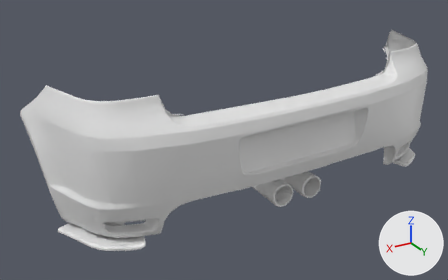
One commit to the glTF model public/parts/wendtStrom_rearBumper_trackBase.glb: the scene before it, then after it.
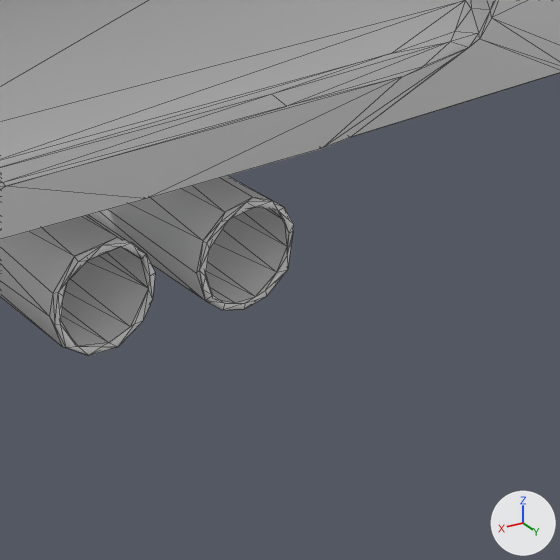
Each version appears first whole from a 50 mm camera at (1.275, 3.578, 1.332) aimed at (0.148, 1.7, 0.393), and next in a close-up on the part from 59% to 84% of the width and 49% to 88% of the height. Lighting does not change. The marker at lower right points along +X, +Y and +Z. The last two pictures show the newer version. The close-ups show mesh edges as thin lines. Where no turn or scale is listed for an object, it has been applied to the vertices. Vertices at exactly the same position are counted once.

The first close-up shows 'rearBumper_trackBase'.
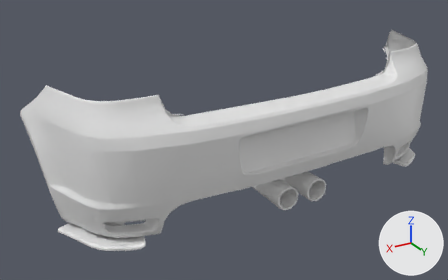
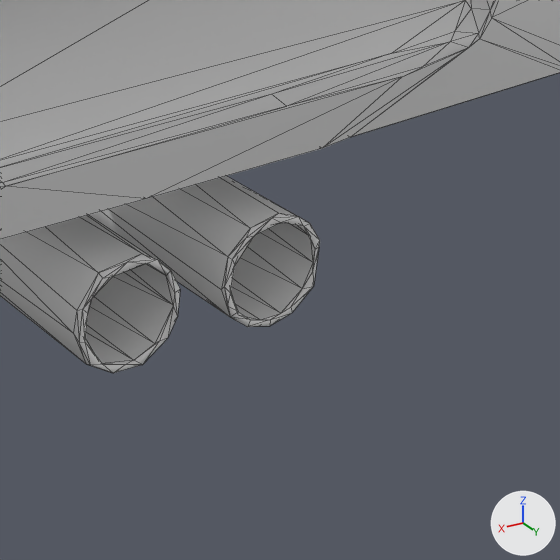
Commit message: Wendt Strom: center exhaust tips 3 cm further out

Where the change shows, as pixel boxes [x1, y1, x2, y2] in the close-ups (560 x 560 px; the box of a moved part takes in the faces that stretch with it):
'rearBumper_trackBase', reshaped: before [0, 0, 560, 356]; after [0, 0, 560, 373]
part 1 of me_wendtstrom_rearbumper_trackbase, moved or reshaped: before [0, 215, 155, 356]; after [0, 215, 180, 373]
part 2 of me_wendtstrom_rearbumper_trackbase, moved or reshaped: before [89, 176, 294, 310]; after [89, 176, 320, 327]

What changed in the scene script:
```text
Change me_wendtstrom_rearbumper_trackbase:
    where me_wendtstrom_rearbumper_trackbase.from_pydata(...)  # 1137 vertices, 2022 faces; spans x -0.85..0.85, y -0.26..0.26, z -0.26..0.26
    used by ob_rearbumper_trackbase; location = (0.0001, 1.7645, 0.4402)
    me_wendtstrom_rearbumper_trackbase part 1: the loose piece of 54 vertices spanning x 0.02..0.11, y 0.01..0.21, z -0.23..-0.14 is scaled about the mesh origin by (1, 1.16, 1)
    me_wendtstrom_rearbumper_trackbase part 2: the loose piece of 58 vertices spanning x -0.11..-0.02, y 0.01..0.21, z -0.23..-0.14 is scaled about the mesh origin by (1, 1.16, 1)
```
